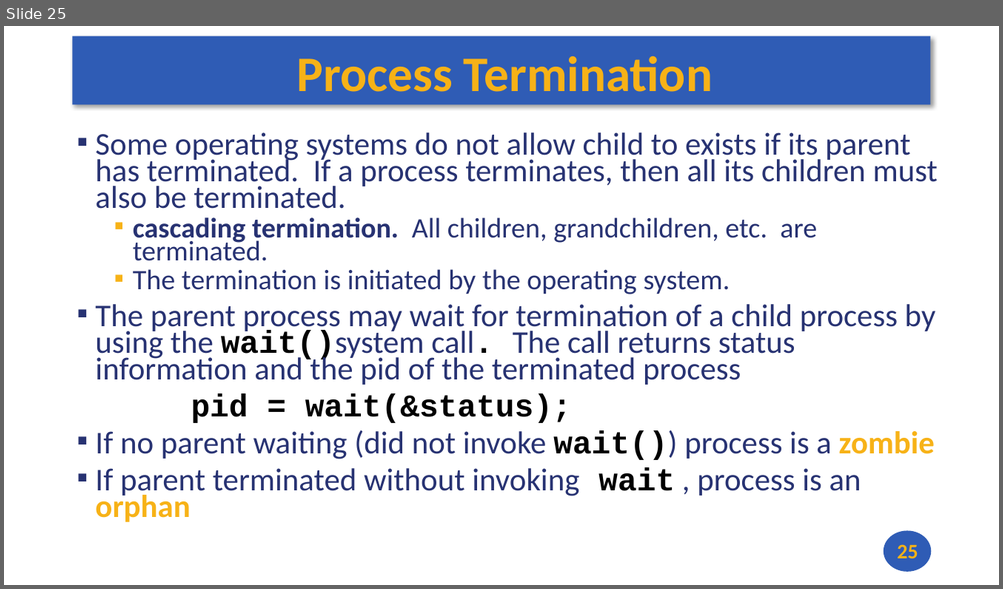
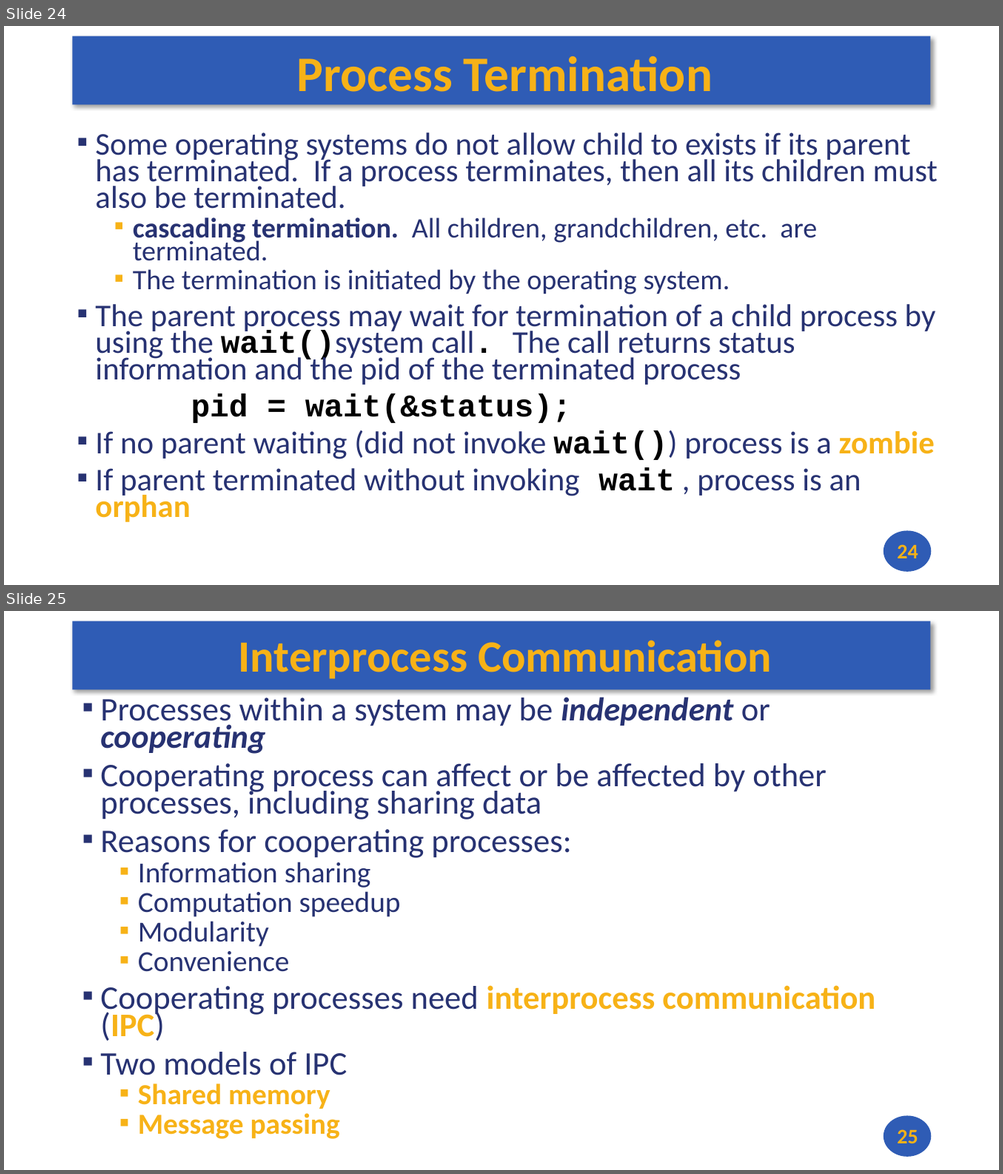
Before and after one commit to andrewt0301/hse-acos-course, a slide deck: docs/part2os/06_Processes/OS_Lecture_06.pptx. Shown one above the other, each under a label of ours: slide 25 before the commit, slides 24 and 25 after it. The pictures are 1003x589 and 1003x1174 pixels, drawn with LibreOffice and Linux fonts; fonts in the diff are those of the drawing. Boxes give left, top, right and bottom in pixels: in the first picture for what was removed or moved away, otherwise in the second. Text is boxed around its words. In the diff, an @@ line names an element or a change of style, - is before the commit and + after.

```diff
--- a/docs/part2os/06_Processes/OS_Lecture_06.pptx
+++ b/docs/part2os/06_Processes/OS_Lecture_06.pptx
@@ slide 25 added at (x1=4, y1=611, x2=999, y2=1170), background #FFFFFF; not listed: 2 template elements that a slide beside it also shows @@
@@ title added at (x1=239, y1=640, x2=771, y2=679), 43.2 pt, text #F7B217, bold @@
+Interprocess Communication
@@ text added at (x1=100, y1=697, x2=875, y2=1139), 31.9 pt, text #273272 @@
+▪ Processes within a system may be independent or cooperating
+▪ Cooperating process can affect or be affected by other processes, including sharing data
+▪ Reasons for cooperating processes:
+  ▪ Information sharing
+  ▪ Computation speedup
+  ▪ Modularity
+  ▪ Convenience
+▪ Cooperating processes need interprocess communication (IPC)
+▪ Two models of IPC
+  ▪ Shared memory
+  ▪ Message passing
@@ page number added at (x1=896, y1=1130, x2=917, y2=1144), 20 pt, text #F7B217, bold @@
+25
@@ what was slide 25 is now slide 24 @@
@@ page number at (x1=896, y1=545, x2=917, y2=559): text changed @@
-25
+24
```
Also in this commit, not shown: 12 other slides added, 1 slide removed, 1 other file.
